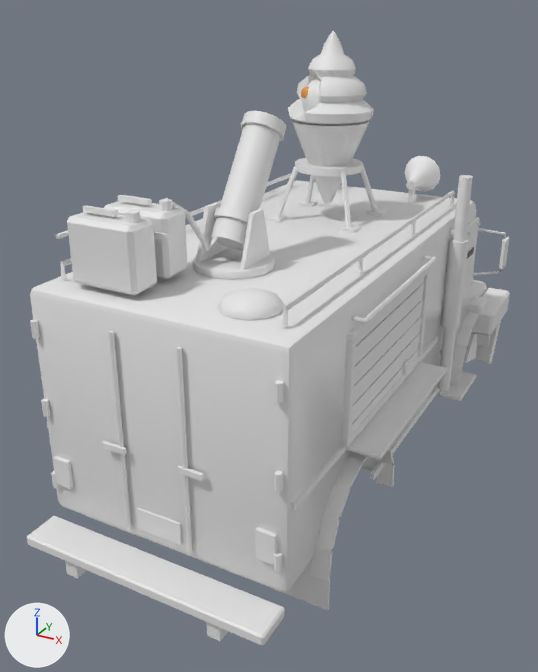
Before and after pictures for a commit that changed the glTF model assets/models/sweet_tooth.glb.
Rendered twice from a 50 mm lens placed at (3.11, -6.79, 4.64), pointed at (-0.43, -0.35, 1.42). The axes (+X, +Y, +Z) are drawn at lower left. The lights are the same throughout. The older version comes first. Vertices at exactly the same position are counted once.

The first picture shows 'body'.
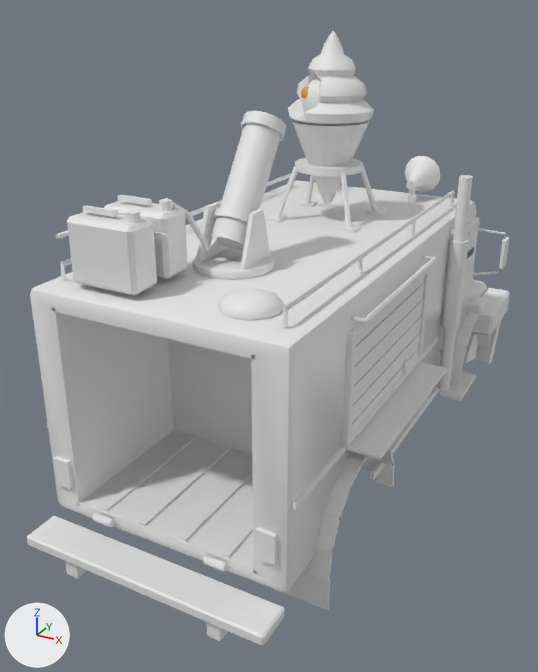
Pixel boxes [x1, y1, x2, y2] of what changed, in the pictures (538 x 672 px):
part 1 of me_body, added: after [76, 430, 256, 572]
part 2 of me_body, added: after [52, 308, 255, 359]
part 3 of me_body, added: after [168, 339, 252, 454]
part 4 of me_body, added: after [101, 434, 197, 512]
part 5 of me_body, added: after [139, 444, 232, 526]
part 6 of me_body, added: after [179, 466, 252, 542]
part 7 of me_body, added: after [222, 520, 253, 558]
part 8 of me_body, added: after [203, 555, 228, 572]
part 9 of me_body, added: after [93, 513, 115, 527]
part 10 of me_body, deleted: before [30, 319, 284, 572]
part 11 of me_body, cut back: after [33, 297, 281, 588]

Patch to the scene script:
```diff
--- a/assets/models/sweet_tooth.glb.py
+++ b/assets/models/sweet_tooth.glb.py
@@ me_body @@
 # used by ob_body; location = (0.0, 0.0, 0.0)
-me_body.from_pydata(...)  # 3722 vertices, 6532 faces; spans x -1.5..1.5, y -3.32..3.63, z 0.09..4.46
+me_body.from_pydata(...)  # 3716 vertices, 6539 faces; spans x -1.5..1.5, y -3.32..3.63, z 0.09..4.46
+# me_body part 1: a new loose piece, a box spanning x -0.89..0.89, y -2.95..-1.55, z 0.74..0.77, in mat_atlas
+# me_body part 2: a new loose piece, a box spanning x -0.89..0.89, y -2.95..-1.55, z 2.53..2.56, in mat_atlas
+# me_body part 3: a new loose piece, a box spanning x -0.89..0.89, y -1.57..-1.54, z 0.74..2.56, in mat_atlas
+# me_body part 4: a new loose piece, a box spanning x -0.63..-0.57, y -2.93..-1.57, z 0.767..0.792, in mat_atlas
+# me_body part 5: a new loose piece, a box spanning x -0.23..-0.17, y -2.93..-1.57, z 0.767..0.792, in mat_atlas
+# me_body part 6: a new loose piece, a box spanning x 0.17..0.23, y -2.93..-1.57, z 0.767..0.792, in mat_atlas
+# me_body part 7: a new loose piece, a box spanning x 0.57..0.63, y -2.93..-1.57, z 0.767..0.792, in mat_atlas
+# me_body part 8: a new loose piece, an 8-sided cylinder along x spanning x 0.46..0.64, y -3.035..-2.965, z 0.705..0.775, in mat_atlas
+# me_body part 9: a new loose piece, an 8-sided cylinder along x spanning x -0.64..-0.46, y -3.035..-2.965, z 0.705..0.775, in mat_atlas
+# me_body part 10: 11 loose pieces with 120 vertices, spanning x -1.11..1.11, y -3.02..-2.94, z 0.75..2.49, are deleted
+# me_body part 11: 8 vertices removed from x -0.68..0.68, y -2.31..-1.75, z 0.93..1.21; 34 vertices added at x -0.89..0.89, y -2.95..-1.55, z 0.74..2.56
+# other edits to the shape of me_body do not show in these pictures
 me_body.materials.append(mat_atlas)
```
